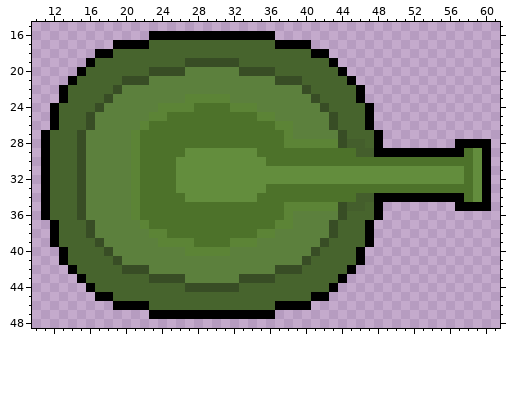
Two states of a pixel-art sprite, Sprites/Player Tank/turret.png. Above: the version before the commit.
The file is 64x64 pixels. Pixels under 10% opacity are left out. Colours within 5 levels of each other are drawn and written as one. Shown: x 10..61, y 15..48.
The result:
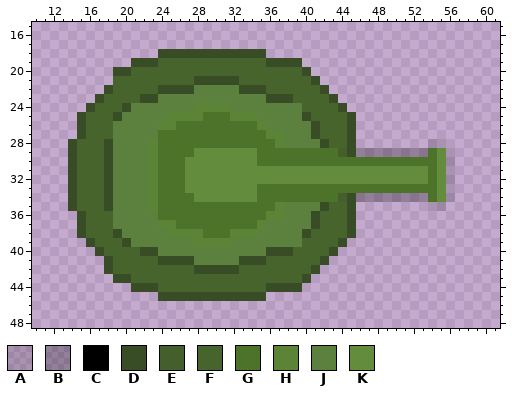
Palette (. is transparent): A #00000023  B #00000041  C #000000  D #384d25  E #445e2c  F #47642d  G #4d722a  H #5c8436  J #5c803d  K #638d3d
Change:
Changed rows in their new state; - is an unchanged pixel.
first column x 11:
16 ------------..............------------------------
17 --------......................--------------------
18 ------.......DDDDDDDDDDDD.......------------------
19 -----.....DDD---FFFFFF---DDDD....-----------------
20 ----....DD--FFFFFFFFFFFFFF---D....----------------
21 ---.....-FFFFFFFFDDDDDFFFFFFF-D....---------------
22 --.....DFFFFFDDDD-----DDDFFFFF-D....--------------
23 --....DFFFFDD---JJJJJ----DDDFFF-D...--------------
24 -....DFFFD---JJJJHHHHJJJ-----FFF-D...-------------
25 -...DFFFD---JJHHHH---HHHJJ---DFFF-D..-------------
26 -...DFFF---JJHH---------HJJJ--DFF-D..-------------
27 ....-FFF--JJJ------------HHJ--DFFFD...------------
28 ...DFFFD--JJH-------------HJJJJDFFD...-----AA-....
29 ...DFFFD--JJH---G----------------EDBBBBBBBBGKA....
30 ...DFFFD--JJH--G--------G-------------------KA....
31 ...DFFFD--JJH--G---------------------------G-A....
32 ...DFFFD--JJH--G---------------------------G-A....
33 ...DFFFD--JJH--G--------G-------------------KA....
34 ...DFFFD--JJH---G----------------EDBBBBBBBBGKA....
35 ...DFFFD--JJH-------------HJJJJDFFD...-----AA-....
36 ....-FFF--JJJ------------HHJ--DFFFD...------------
37 -...DFFF---JJHH---------HJJJ--DFF-D..-------------
38 -...DFFFD---JJHHHH---HHHJJ---DFFF-D..-------------
39 -....DFFFD---JJJJHHHHJJJ-----FFF-D...-------------
40 --....DFFFFDD---JJJJJ----DDDFFF-D...--------------
41 --.....DFFFFFDDDD-----DDDFFFFF-D....--------------
42 ---....D-FFFFFFFFDDDDDFFFFFFF-D....---------------
43 ----....DD--FFFFFFFFFFFFFF---D....----------------
44 -----.....DDD---FFFFFF---DDDD....-----------------
45 ------.......DDDDDDDDDDDD.......------------------
46 --------......................--------------------
47 ------------..............------------------------
Pixel boxes of the changes (left, top, right, bottom) in both pictures:
changed: (41, 31, 491, 319)
